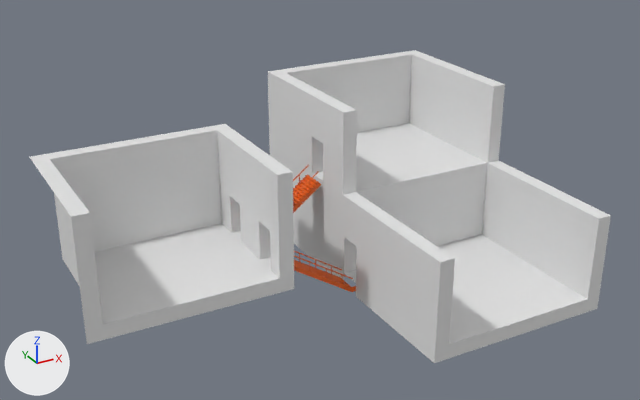
The FBX model Assets/Art/Models/Buildings/building.fbx, before and after one commit.
Rendered twice from a camera (50 mm lens) standing at (-31.4, -60.5, 38.2) and looking at (1.2, -1.2, 8.5). Lighting does not change. The marker at lower left points along +X, +Y and +Z. Where no turn or scale is listed for an object, it has been applied to the vertices.

The scene before the commit, as lines of its bpy script (objects in view):
```python
me_cube_026 = bpy.data.meshes.new('Cube.026')
me_cube_026.from_pydata(...)  # 785 vertices, 495 faces; spans x -20.0..20.0, y -15.2..12.8, z 0.0..15.8
# faces by material slot: [77, 418]
me_cube_026.materials.append(mat_building)  # white #e7e7e7
me_cube_026.materials.append(mat_stairs)  # orange #e76319
ob_map_design = bpy.data.objects.new('Map Design', me_cube_026)
ob_map_design.location = (0.0, 0.0, 0.0)
```
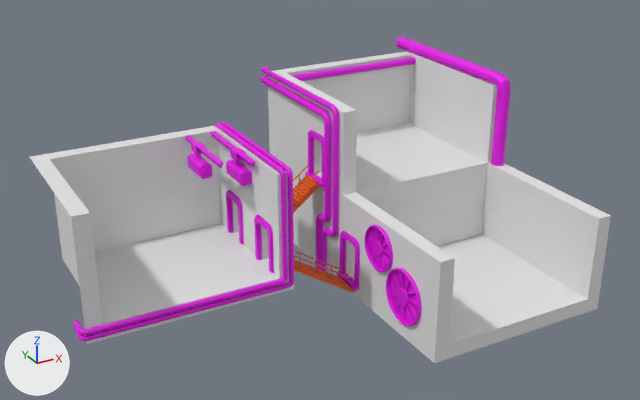
Location of each change, (x1, y1, x2, y2) in pixels of the pictures (640 x 400 px):
'Map Design', reshaped: before (30, 50, 611, 363); after (30, 37, 611, 363)
part 1 of me_cube_026, added (pink): after (74, 37, 511, 341)

Edits to the bpy script that builds the scene:
```text
Add mat_props:
    mat_props = principled_material('Props')
    mat_props.base_color = (0.8, 0.000401, 0.8)  # pink #e701e7
Change me_cube_026:
    used by ob_map_design; location = (0.0, 0.0, 0.0)
    remove me_cube_026.from_pydata(...)  # 785 vertices, 495 faces; spans x -20.0..20.0, y -15.2..12.8, z 0.0..15.8
    add me_cube_026.from_pydata(...)  # 5004 vertices, 4231 faces; spans x -20.5..20.0, y -15.2..14.5, z 0.0..16.9
    me_cube_026 part 1: 4219 vertices added at x -20.5..19.9, y -13.3..14.5, z 0.0..16.9
    add me_cube_026.materials.append(mat_props)  # pink #e701e7
```
